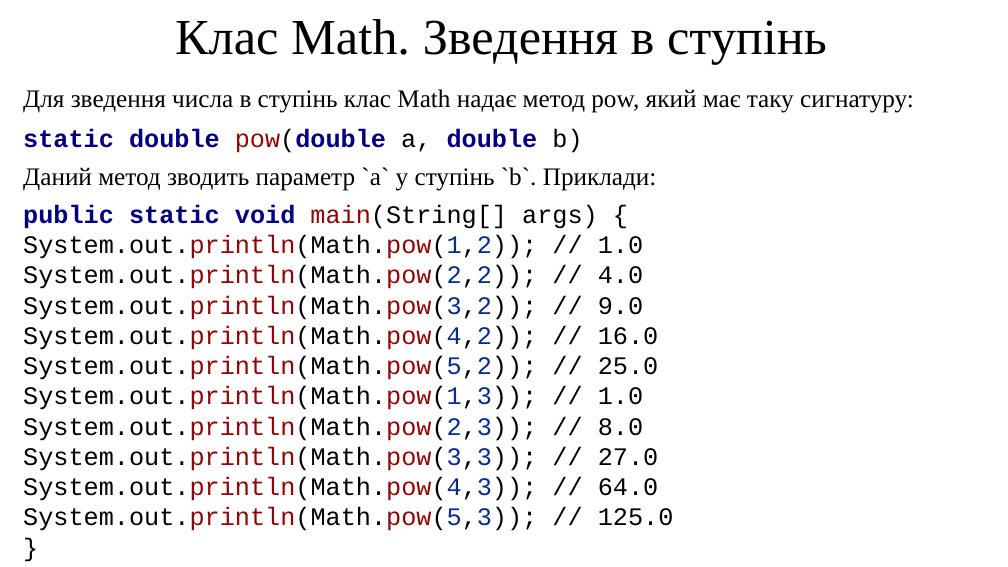
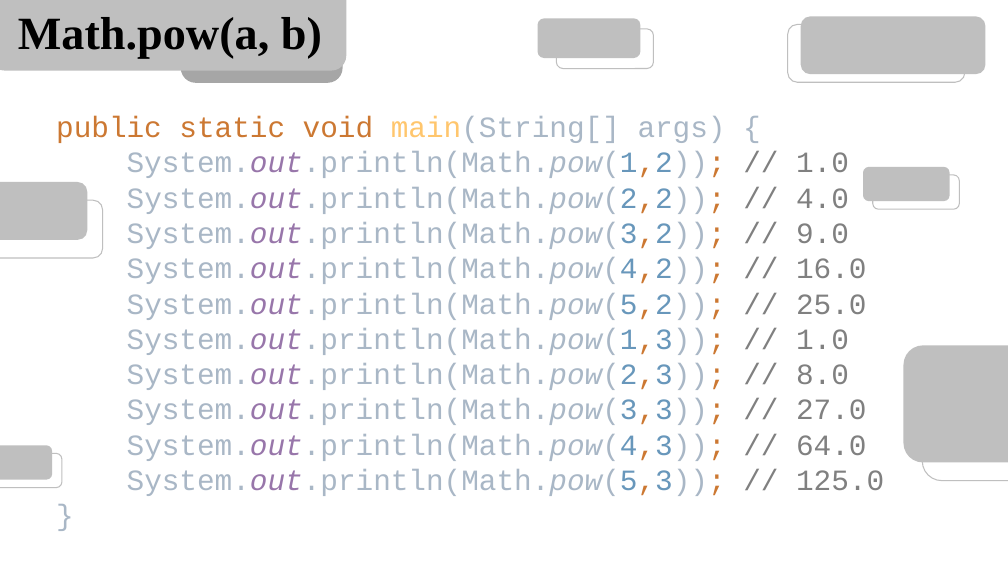
Before and after one commit to arg3ntuum/JavaCourse, a slide deck: slide 5 of Java Урок 6 Math.pptx (slide 8 before the commit). Drawn at 1008x567 pixels with LibreOffice and Linux fonts; fonts in the diff are those of the drawing. Boxes give left, top, right and bottom in pixels: in the first picture for what was removed or moved away, otherwise in the second. Text is boxed around its words. In the diff, an @@ line names an element or a change of style, - is before the commit and + after.

```diff
--- a/Java Урок 6 Math.pptx
+++ b/Java Урок 6 Math.pptx
@@ rounded rectangle added at (0,0,346,71), fill #BFBFBF @@
@@ text at (18,17,322,58): text changed; size 48 to 44 pt; bold on @@
-Клас Math. Зведення в ступінь
+Math.pow(a, b)
@@ rounded rectangle added at (181,0,343,83), fill #A6A6A6 @@
@@ rounded rectangle added at (538,18,640,58), fill #BFBFBF @@
@@ rounded rectangle added at (557,29,653,69), outline #BFBFBF 1 pt @@
@@ rounded rectangle added at (788,24,965,82), outline #BFBFBF 1 pt @@
@@ rounded rectangle added at (801,17,985,75), fill #BFBFBF @@
@@ text removed at (23,89,914,113) @@
-Для зведення числа в ступінь клас Math надає метод pow, який має таку сигнатуру:
@@ text "public static void main(String[] args) ..." at (56,116,884,496): vertical alignment top to middle @@
@@ text at (56,116,884,496): text changed; size 24 to 28 pt; text colour #000000 to #A9B7C6 @@
-public static void main(String[] args) { System.out.println(Math.pow(1,2)); // 1.0 System.out.println(Math.pow(2,2)); // 4.0 System.out.println(Math.pow(3,2)); // 9.0 System.out.println(Math.pow(4,2)); // 16.0 System.out.println(Math.pow(5,2)); // 25.0 System.out.println(Math.pow(1,3)); // 1.0 System.out.println(Math.pow(2,3)); // 8.0 System.out.println(Math.pow(3,3)); // 27.0 System.out.println(Math.pow(4,3)); // 64.0 System.out.println(Math.pow(5,3)); // 125.0
-}
+public static void main(String[] args) {
+System.out.println(Math.pow(1,2)); // 1.0
+System.out.println(Math.pow(2,2)); // 4.0
+System.out.println(Math.pow(3,2)); // 9.0
+System.out.println(Math.pow(4,2)); // 16.0
+System.out.println(Math.pow(5,2)); // 25.0
+System.out.println(Math.pow(1,3)); // 1.0
+System.out.println(Math.pow(2,3)); // 8.0
+System.out.println(Math.pow(3,3)); // 27.0
+System.out.println(Math.pow(4,3)); // 64.0
+System.out.println(Math.pow(5,3)); // 125.0
+}
@@ text removed at (23,129,582,153) @@
-static double pow(double a, double b)
@@ text removed at (23,167,657,191) @@
-Даний метод зводить параметр `a` у ступінь `b`. Приклади:
@@ rounded rectangle added at (864,167,951,201), fill #BFBFBF @@
@@ rounded rectangle added at (873,175,960,209), outline #BFBFBF 1 pt @@
@@ rounded rectangle added at (0,182,87,240), fill #BFBFBF @@
@@ rounded rectangle added at (0,200,103,259), outline #BFBFBF 1 pt @@
@@ rounded rectangle added at (904,346,1008,463), fill #BFBFBF @@
@@ rounded rectangle added at (923,364,1008,481), outline #BFBFBF 1 pt @@
@@ rounded rectangle added at (0,445,52,479), fill #BFBFBF @@
@@ rounded rectangle added at (0,454,62,488), outline #BFBFBF 1 pt @@
```
Also in this commit, not shown: 10 other slides changed, 1 slide added, 5 slides removed, 1 other file.
